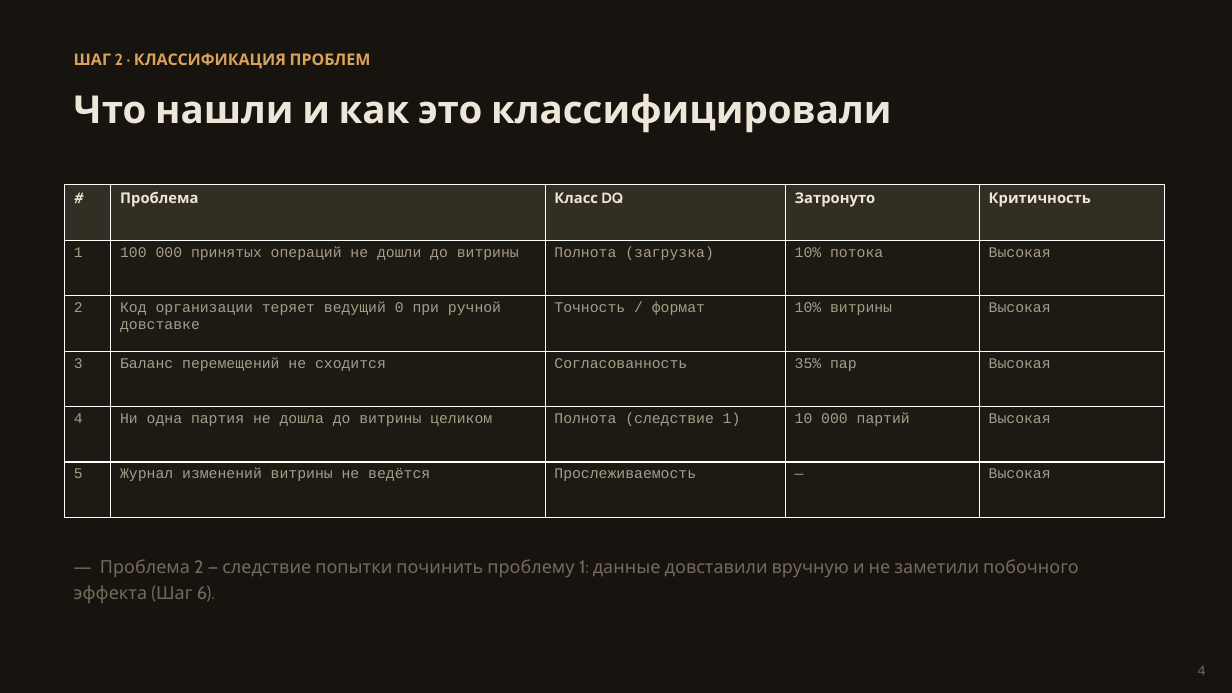
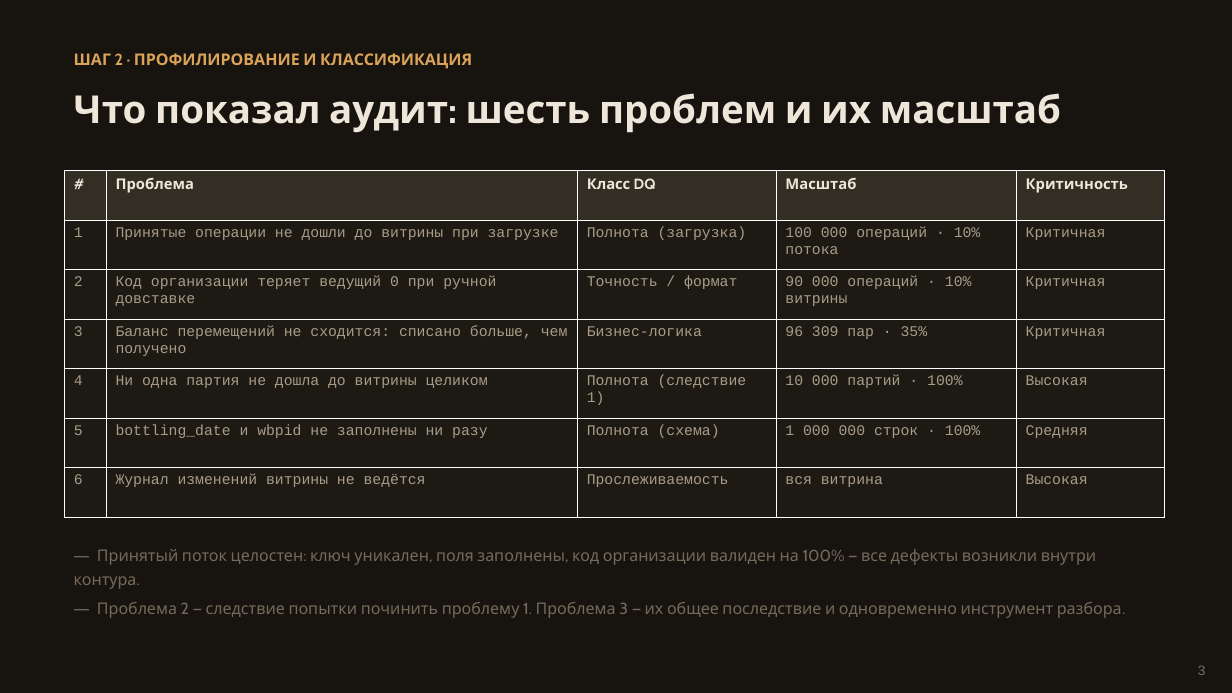
Before and after one commit to SerDizRu/dq-egais-audit, a slide deck: slide 3 of presentation/presentation.pptx (slide 4 before the commit). Drawn at 1232x693 pixels with LibreOffice and Linux fonts; fonts in the diff are those of the drawing. Boxes give left, top, right and bottom in pixels: in the first picture for what was removed or moved away, otherwise in the second. Text is boxed around its words. In the diff, an @@ line names an element or a change of style, - is before the commit and + after.

```diff
--- a/presentation/presentation.pptx
+++ b/presentation/presentation.pptx
@@ text at (74,53,472,69): text changed @@
-ШАГ 2 · КЛАССИФИКАЦИЯ ПРОБЛЕМ
+ШАГ 2 · ПРОФИЛИРОВАНИЕ И КЛАССИФИКАЦИЯ
@@ text at (74,93,1061,133): text changed @@
-Что нашли и как это классифицировали
+Что показал аудит: шесть проблем и их масштаб
@@ table at (65,171,1165,518) @@
-row 1: # | Проблема | Класс DQ | Затронуто | Критичность
-row 2: 1 | 100 000 принятых операций не дошли до витрины | Полнота (загрузка) | 10% потока | Высокая
-row 3: 2 | Код организации теряет ведущий 0 при ручной довставке | Точность / формат | 10% витрины | Высокая
-row 4: 3 | Баланс перемещений не сходится | Согласованность | 35% пар | Высокая
-row 5: 4 | Ни одна партия не дошла до витрины целиком | Полнота (следствие 1) | 10 000 партий | Высокая
-row 6: 5 | Журнал изменений витрины не ведётся | Прослеживаемость | — | Высокая
+row 1: # | Проблема | Класс DQ | Масштаб | Критичность
+row 2: 1 | Принятые операции не дошли до витрины при загрузке | Полнота (загрузка) | 100 000 операций · 10% потока | Критичная
+row 3: 2 | Код организации теряет ведущий 0 при ручной довставке | Точность / формат | 90 000 операций · 10% витрины | Критичная
+row 4: 3 | Баланс перемещений не сходится: списано больше, чем получено | Бизнес-логика | 96 309 пар · 35% | Критичная
+row 5: 4 | Ни одна партия не дошла до витрины целиком | Полнота (следствие 1) | 10 000 партий · 100% | Высокая
+row 6: 5 | bottling_date и wbpid не заполнены ни разу | Полнота (схема) | 1 000 000 строк · 100% | Средняя
+row 7: 6 | Журнал изменений витрины не ведётся | Прослеживаемость | вся витрина | Высокая
@@ table: place and size @@
-table at (65,185,1165,518)
+table at (65,171,1165,518)
@@ text at (74,549,1122,618): text changed; size 14 to 12.5 pt @@
-― Проблема 2 — следствие попытки починить проблему 1: данные довставили вручную и не заметили побочного эффекта (Шаг 6).
+― Принятый поток целостен: ключ уникален, поля заполнены, код организации валиден на 100% — все дефекты возникли внутри контура.
+― Проблема 2 — следствие попытки починить проблему 1. Проблема 3 — их общее последствие и одновременно инструмент разбора.
@@ text at (1197,666,1205,675): text changed @@
-4
+3
```
Also in this commit, not shown: 2 other slides changed, 2 slides added, 2 slides removed, 5 other files.
